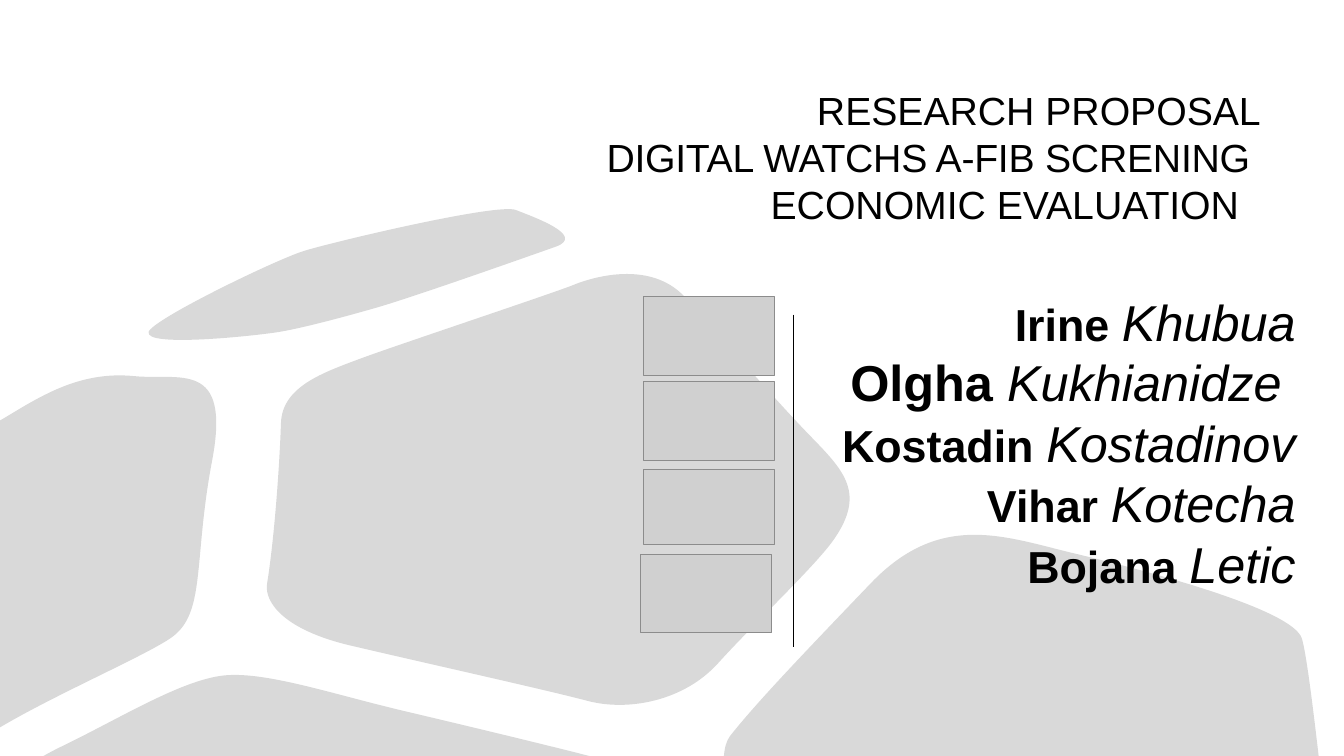
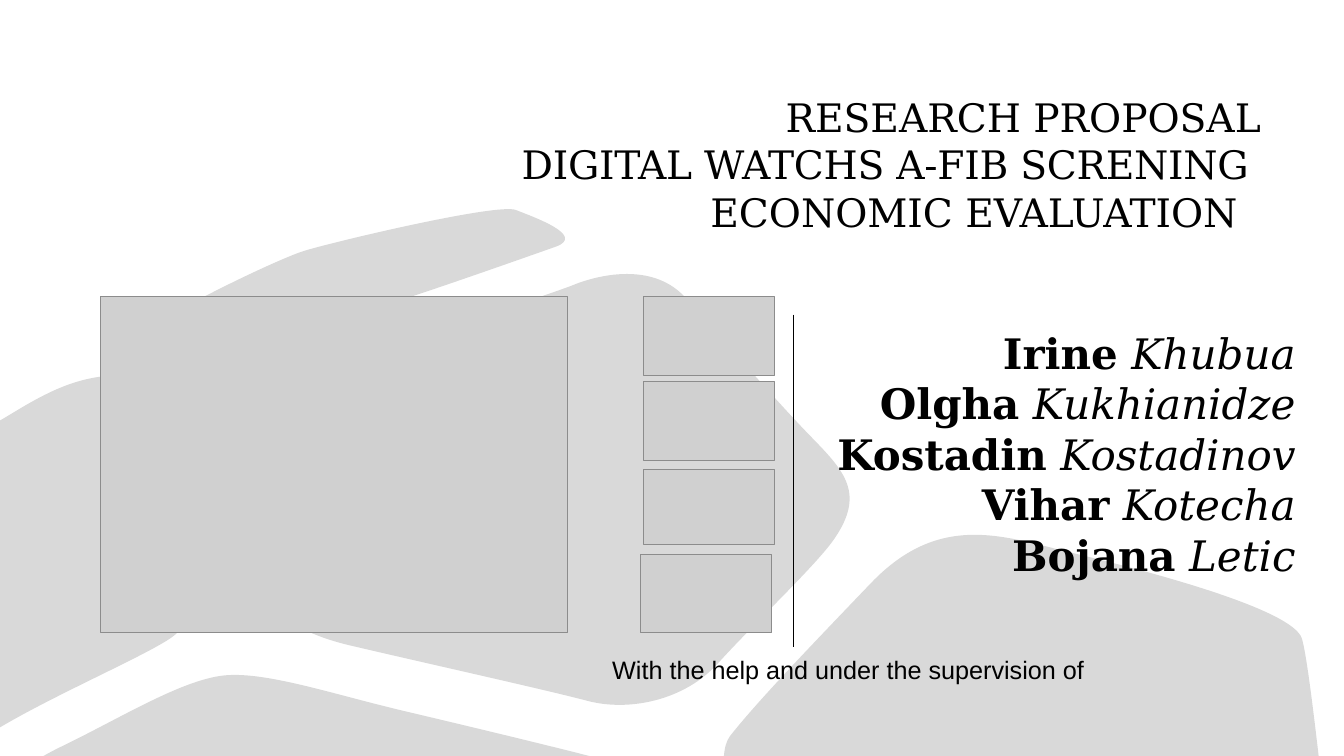
Before and after one commit to kostadinoff/SMU_seminar_in_economic-_evaluation_in_Healthcare, a slide deck: slide 1 of group_assigment/group_assigment.pptx. Drawn at 1344x756 pixels with LibreOffice and Linux fonts; fonts in the diff are those of the drawing; grey boxes stand for pictures. Boxes give left, top, right and bottom in pixels: in the first picture for what was removed or moved away, otherwise in the second. Text is boxed around its words. In the diff, an @@ line names an element or a change of style, - is before the commit and + after.

```diff
--- a/group_assigment/group_assigment.pptx
+++ b/group_assigment/group_assigment.pptx
@@ title "RESEARCH PROPOSAL DIGITAL WATCHS A-FIB ...": place and size @@
-title "RESEARCH PROPOSAL DIGITAL WATCHS A-FIB ..." at (607, 97, 1260, 220)
+title "RESEARCH PROPOSAL DIGITAL WATCHS A-FIB ..." at (522, 103, 1260, 228)
@@ title "RESEARCH PROPOSAL DIGITAL WATCHS A-FIB ..." at (522, 103, 1260, 228): font Arial to DejaVu Serif @@
@@ picture added at (101, 297, 568, 633) @@
@@ text "Irine Khubua": place and size @@
-text "Irine Khubua" at (842, 304, 1296, 592)
+text "Irine Khubua" at (837, 337, 1296, 580)
@@ text "Irine Khubua" at (837, 337, 1296, 580): size 32 to 30 pt in "Irine", "Kostadin", "Vihar", "Bojana"; size 36 to 30 pt in "Khubua", "Olgha Kukhianidze", "Kostadinov", "Kotecha" and 1 more places; font Arial to DejaVu Serif @@
@@ text added at (612, 660, 1084, 684), 18 pt, text #000000 @@
+With the help and under the supervision of
```
Also in this commit, not shown: 5 other slides changed, 7 slides added, 7 slides removed, 9 other files.
